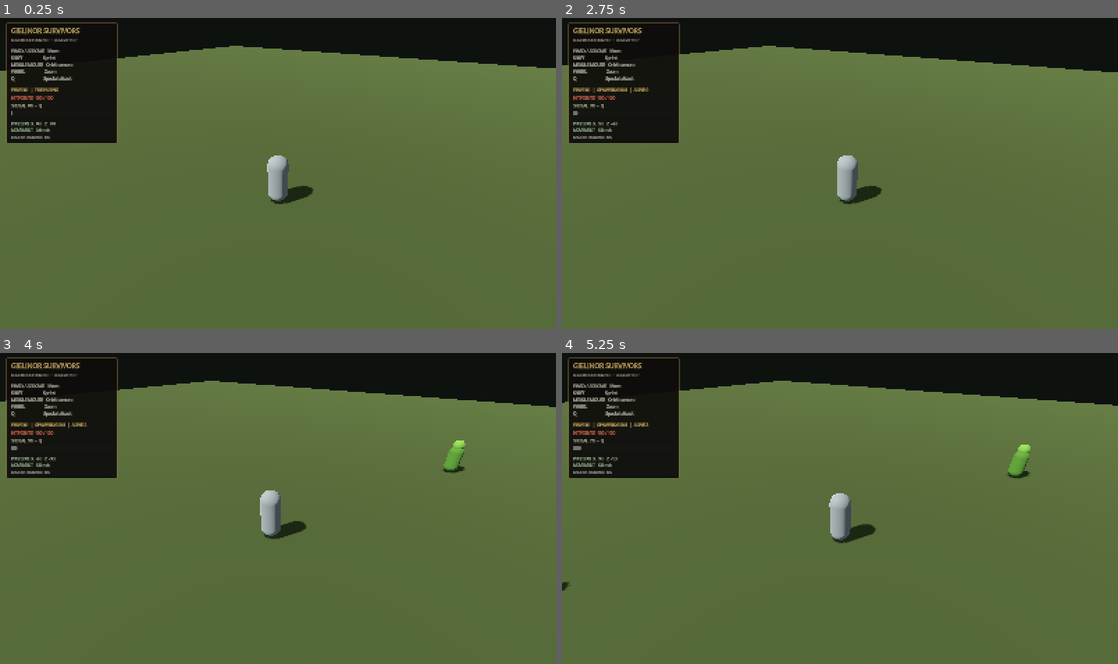
Above: before the commit, frames 1-4 (two rows, left to right).
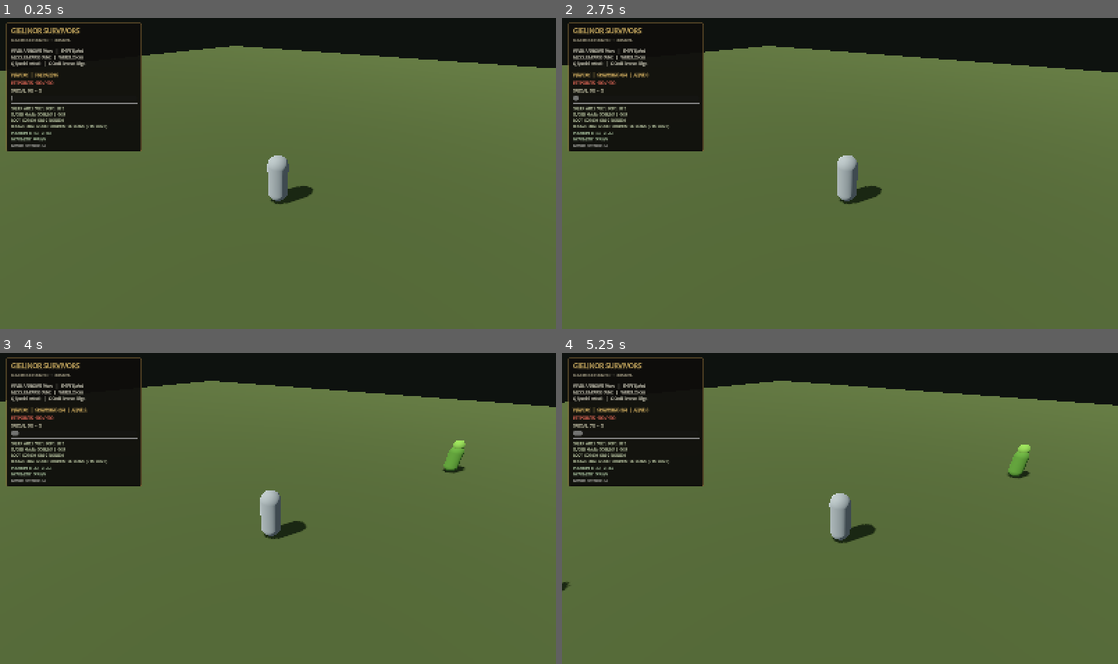
Above: after the commit, the same moments.

Repository: DireChris/Gielinor-Survivors
Game: Godot game, scene res://scenes/main.tscn
Same seed, same stepped clock (60 frames per second), same inputs: the game is played once before the commit and once after it.
Inputs (mouse positions are in pixels of both pictures, inside the frame that each line leads up to):
- Up to frame 1 (0.25 s): no input
- Up to frame 2 (2.75 s): tap Enter at 0.5 s; move the mouse to (962, 157) at 0.52 s; hold D (move_right) 0.53-1.25 s; tap Q (special_attack) at 0.6, 2.1 s; click (962, 157) at 0.67 s; tap C at 0.8, 2.3 s; drag from (728, 189) to (812, 235) at 1.27 s; tap Space at 2 s; move the mouse to (895, 105) at 2.02 s; hold D (move_right) from 2.03 s (still down); click (895, 105) at 2.17 s
- Up to frame 3 (4 s): release D (move_right) at 2.75 s; drag from (250, 570) to (111, 461) at 2.77 s; move the mouse to (444, 555) at 3.52 s; hold A (move_left) from 3.53 s (still down); tap C at 3.6 s; click (444, 555) at 3.67 s
- Up to frame 4 (5.25 s): release A (move_left) at 4.25 s; drag from (673, 461) to (756, 430) at 4.27 s; move the mouse to (867, 508) at 5.02 s; hold S (move_back) from 5.03 s (still down); tap C at 5.1 s; click (867, 508) at 5.17 s

The runs differ from the first frame. In frame 1, 3.7% of the frame differs, in the area x 1-26%, y 1-43%; in frame 2, 3.8%; in frame 3, 3.8%; in frame 4, 3.8%.

Commit message:
Add Slayer, skills, loot and profile progression foundations

Diff:
--- a/scenes/main.tscn
+++ b/scenes/main.tscn
@@ -6,6 +6,7 @@
 [ext_resource type="Script" path="res://scripts/combat/auto_combat.gd" id="4_combat"]
 [ext_resource type="Resource" path="res://data/weapons/bronze_sword.tres" id="5_weapon"]
 [ext_resource type="Script" path="res://scripts/waves/wave_manager.gd" id="6_wave"]
+[ext_resource type="Script" path="res://scripts/progression/progression_director.gd" id="7_progression"]
 
 [sub_resource type="Environment" id="Environment_world"]
 background_mode = 1
@@ -102,9 +103,16 @@
 player_path = NodePath("../Player")
 enemy_container_path = NodePath("../EnemyContainer")
 
+[node name="ProgressionDirector" type="Node" parent="."]
+script = ExtResource("7_progression")
+player_path = NodePath("../Player")
+enemy_container_path = NodePath("../EnemyContainer")
+combat_path = NodePath("../CombatDirector")
+
 [node name="HUD" type="CanvasLayer" parent="."]
 script = ExtResource("3_hud")
 player_path = NodePath("../Player")
 camera_path = NodePath("../CameraRig")
 wave_manager_path = NodePath("../WaveManager")
 combat_path = NodePath("../CombatDirector")
+progression_path = NodePath("../ProgressionDirector")
--- a/scripts/combat/auto_combat.gd
+++ b/scripts/combat/auto_combat.gd
@@ -1,8 +1,7 @@
 extends Node
 class_name AutoCombat
 
-## Automatically attacks the nearest eligible enemy using the equipped
-## WeaponData resource. Q spends special energy on a small area attack.
+## Automatic weapon combat with target selection, special energy and visual feedback.
 
 signal attack_landed(target_name: String, damage: int)
 signal special_activated(special_name: String, targets_hit: int)
@@ -11,13 +10,12 @@
 @export var player_path: NodePath
 @export var enemy_container_path: NodePath
 @export var weapon_data: WeaponData
-
 @export_category("Special Energy")
 @export_range(0.0, 10.0, 0.1) var passive_energy_regen: float = 1.25
 @export_range(0.0, 50.0, 1.0) var energy_per_kill: float = 18.0
 
 var special_energy: float = 0.0
-
+var damage_bonus: int = 0
 var _player: PlayerController
 var _enemy_container: Node3D
 var _attack_cooldown: float = 0.0
@@ -26,25 +24,12 @@
 func _ready() -> void:
 	_player = get_node_or_null(player_path) as PlayerController
 	_enemy_container = get_node_or_null(enemy_container_path) as Node3D
-
-	if _player == null:
-		push_error("AutoCombat: player_path must point to a PlayerController.")
+	if _player == null or _enemy_container == null or weapon_data == null:
+		push_error("AutoCombat requires player, enemy container and WeaponData references.")
 		set_process(false)
 		return
-
-	if _enemy_container == null:
-		push_error("AutoCombat: enemy_container_path must point to a Node3D.")
-		set_process(false)
-		return
-
-	if weapon_data == null:
-		push_error("AutoCombat: weapon_data has not been assigned.")
-		set_process(false)
-		return
-
 	_register_special_input()
 	_enemy_container.child_entered_tree.connect(_on_enemy_child_entered)
-
 	for child in _enemy_container.get_children():
 		_connect_enemy(child)
 
@@ -52,91 +37,95 @@
 func _process(delta: float) -> void:
 	if not is_instance_valid(_player) or _player.is_dead:
 		return
-
 	special_energy = minf(100.0, special_energy + passive_energy_regen * delta)
-
 	if Input.is_action_just_pressed("special_attack"):
 		_activate_special()
-
 	_attack_cooldown = maxf(0.0, _attack_cooldown - delta)
 	if _attack_cooldown > 0.0:
 		return
-
 	var target := _select_target(weapon_data.attack_range)
 	if target == null:
 		return
-
-	target.take_damage(weapon_data.damage)
+	var damage := weapon_data.damage + damage_bonus
+	target.take_damage(damage)
 	_attack_cooldown = weapon_data.attack_interval
-	attack_landed.emit(String(target.name), weapon_data.damage)
+	_player.rotation.y = atan2(
+		_player.global_position.x - target.global_position.x,
+		_player.global_position.z - target.global_position.z
+	)
+	_spawn_impact(target.global_position, 0.72)
+	attack_landed.emit(String(target.name), damage)
 
 
 func _select_target(search_radius: float) -> EnemyController:
-	var search_radius_squared := search_radius * search_radius
+	var radius_squared := search_radius * search_radius
 	var selected: EnemyController
-	var shortest_distance_squared := INF
+	var best_distance := INF
 	var lowest_health_ratio := INF
-
 	for child in _enemy_container.get_children():
 		if not child is EnemyController:
 			continue
-
 		var enemy := child as EnemyController
 		if not enemy.alive:
 			continue
-
 		var distance_squared := _player.global_position.distance_squared_to(enemy.global_position)
-		if distance_squared > search_radius_squared:
+		if distance_squared > radius_squared:
 			continue
-
 		if weapon_data.target_policy == WeaponData.TargetPolicy.LOWEST_HEALTH:
-			var health_ratio := float(enemy.current_health) / maxf(1.0, float(enemy.max_health))
-			if health_ratio < lowest_health_ratio or (
-				is_equal_approx(health_ratio, lowest_health_ratio)
-				and distance_squared < shortest_distance_squared
-			):
+			var ratio := float(enemy.current_health) / maxf(1.0, float(enemy.max_health))
+			if ratio < lowest_health_ratio or (is_equal_approx(ratio, lowest_health_ratio) and distance_squared < best_distance):
 				selected = enemy
-				lowest_health_ratio = health_ratio
-				shortest_distance_squared = distance_squared
-		elif distance_squared < shortest_distance_squared:
+				lowest_health_ratio = ratio
+				best_distance = distance_squared
+		elif distance_squared < best_distance:
 			selected = enemy
-			shortest_distance_squared = distance_squared
-
+			best_distance = distance_squared
 	return selected
 
 
 func _activate_special() -> void:
 	if special_energy < weapon_data.special_cost:
 		return
-
 	var radius_squared := weapon_data.special_radius * weapon_data.special_radius
 	var targets: Array[EnemyController] = []
-
 	for child in _enemy_container.get_children():
-		if not child is EnemyController:
-			continue
-
-		var enemy := child as EnemyController
-		if not enemy.alive:
-			continue
-
-		if _player.global_position.distance_squared_to(enemy.global_position) <= radius_squared:
-			targets.append(enemy)
-
+		if child is EnemyController:
+			var enemy := child as EnemyController
+			if enemy.alive and _player.global_position.distance_squared_to(enemy.global_position) <= radius_squared:
+				targets.append(enemy)
 	if targets.is_empty():
 		return
-
 	special_energy -= weapon_data.special_cost
-	var special_damage := maxi(
-		1,
-		roundi(float(weapon_data.damage) * weapon_data.special_damage_multiplier)
-	)
-
+	var damage := maxi(1, roundi(float(weapon_data.damage + damage_bonus) * weapon_data.special_damage_multiplier))
 	for enemy in targets:
 		if is_instance_valid(enemy) and enemy.alive:
-			enemy.take_damage(special_damage)
+			enemy.take_damage(damage)
+	_spawn_impact(_player.global_position, weapon_data.special_radius)
+	special_activated.emit(weapon_data.special_name, targets.size())
 
-	special_activated.emit(weapon_data.special_name, targets.size())
+
+func _spawn_impact(world_position: Vector3, radius: float) -> void:
+	var effect := MeshInstance3D.new()
+	var ring := TorusMesh.new()
+	ring.inner_radius = radius * 0.72
+	ring.outer_radius = radius
+	effect.mesh = ring
+	var material := StandardMaterial3D.new()
+	material.shading_mode = BaseMaterial3D.SHADING_MODE_UNSHADED
+	material.albedo_color = Color(1.0, 0.72, 0.25, 0.9)
+	material.transparency = BaseMaterial3D.TRANSPARENCY_ALPHA
+	material.emission_enabled = true
+	material.emission = Color(1.0, 0.48, 0.12)
+	effect.material_override = material
+	get_tree().current_scene.add_child(effect)
+	effect.global_position = world_position + Vector3.UP * 0.12
+	effect.rotation.x = PI / 2.0
+	effect.scale = Vector3.ONE * 0.35
+	var tween := effect.create_tween()
+	tween.set_parallel(true)
+	tween.tween_property(effect, "scale", Vector3.ONE, 0.22)
+	tween.tween_property(material, "albedo_color:a", 0.0, 0.35)
+	tween.chain().tween_callback(effect.queue_free)
 
 
 func _on_enemy_child_entered(child: Node) -> void:
@@ -144,12 +133,10 @@
 
 
 func _connect_enemy(child: Node) -> void:
-	if not child is EnemyController:
-		return
-
-	var enemy := child as EnemyController
-	if not enemy.died.is_connected(_on_enemy_died):
-		enemy.died.connect(_on_enemy_died)
+	if child is EnemyController:
+		var enemy := child as EnemyController
+		if not enemy.died.is_connected(_on_enemy_died):
+			enemy.died.connect(_on_enemy_died)
 
 
 func _on_enemy_died(_enemy: EnemyController) -> void:
@@ -157,14 +144,11 @@
 
 
 func _register_special_input() -> void:
-	var action_name: StringName = &"special_attack"
-	if not InputMap.has_action(action_name):
-		InputMap.add_action(action_name)
-
-	for existing_event in InputMap.action_get_events(action_name):
-		if existing_event is InputEventKey and existing_event.physical_keycode == KEY_Q:
+	if not InputMap.has_action(&"special_attack"):
+		InputMap.add_action(&"special_attack")
+	for existing in InputMap.action_get_events(&"special_attack"):
+		if existing is InputEventKey and existing.physical_keycode == KEY_Q:
 			return
-
-	var key_event := InputEventKey.new()
-	key_event.physical_keycode = KEY_Q
-	InputMap.action_add_event(action_name, key_event)
+	var key := InputEventKey.new()
+	key.physical_keycode = KEY_Q
+	InputMap.action_add_event(&"special_attack", key)
--- /dev/null
+++ b/scripts/progression/progression_director.gd
@@ -0,0 +1,223 @@
+extends Node
+class_name ProgressionDirector
+
+## Run progression, Slayer contracts, drops, crafting and persistent profile.
+## Run XP is banked into the local profile when the player is defeated.
+
+signal progression_changed
+signal level_up(skill_name: String, new_level: int)
+signal profile_saved
+
+const PROFILE_PATH := "user://gielinor_survivors_profile.json"
+const SKILLS := ["Attack", "Strength", "Defence", "Hitpoints", "Slayer"]
+const SLAYER_TARGET := "Goblin"
+const SLAYER_TARGET_COUNT := 15
+
+@export var player_path: NodePath
+@export var enemy_container_path: NodePath
+@export var combat_path: NodePath
+
+var run_skill_xp: Dictionary = {}
+var profile_skill_xp: Dictionary = {}
+var run_inventory: Dictionary = {"coins": 0, "copper_ore": 0, "bones": 0}
+var lifetime_kills: int = 0
+var slayer_kills: int = 0
+var slayer_completed: bool = false
+var bronze_edge_unlocked: bool = false
+var weapon_damage_bonus: int = 0
+
+var _player: PlayerController
+var _enemy_container: Node3D
+var _combat: AutoCombat
+
+
+func _ready() -> void:
+	for skill in SKILLS:
+		run_skill_xp[skill] = 0
+	_load_profile()
+	_player = get_node_or_null(player_path) as PlayerController
+	_enemy_container = get_node_or_null(enemy_container_path) as Node3D
+	_combat = get_node_or_null(combat_path) as AutoCombat
+
+	if _player == null or _enemy_container == null:
+		push_error("ProgressionDirector requires valid player and enemy container paths.")
+		set_process(false)
+		return
+
+	_player.player_died.connect(_on_player_died)
+	_enemy_container.child_entered_tree.connect(_on_enemy_child_entered)
+	for child in _enemy_container.get_children():
+		_connect_enemy(child)
+	progression_changed.emit()
+
+
+func _unhandled_input(event: InputEvent) -> void:
+	if event is InputEventKey and event.pressed and not event.echo:
+		if event.physical_keycode == KEY_C:
+			craft_bronze_edge()
+
+
+func _on_enemy_child_entered(child: Node) -> void:
+	_connect_enemy(child)
+
+
+func _connect_enemy(child: Node) -> void:
+	if child is EnemyController:
+		var enemy := child as EnemyController
+		if not enemy.died.is_connected(_on_enemy_died):
+			enemy.died.connect(_on_enemy_died)
+
+
+func _on_enemy_died(enemy: EnemyController) -> void:
+	lifetime_kills += 1
+	_award_xp("Attack", 4.0)
+	_award_xp("Strength", 4.0)
+	_award_xp("Defence", 2.0)
+	_award_xp("Hitpoints", 1.33)
+
+	if not slayer_completed:
+		slayer_kills += 1
+		_award_xp("Slayer", 5.0)
+		if slayer_kills >= SLAYER_TARGET_COUNT:
+			slayer_completed = true
+			run_inventory["coins"] = int(run_inventory.get("coins", 0)) + 75
+			_award_xp("Slayer", 100.0)
+
+	_roll_drops(enemy)
+	progression_changed.emit()
+
+
+func _roll_drops(_enemy: EnemyController) -> void:
+	run_inventory["coins"] = int(run_inventory.get("coins", 0)) + randi_range(2, 8)
+	if randf() < 0.45:
+		run_inventory["copper_ore"] = int(run_inventory.get("copper_ore", 0)) + 1
+	if randf() < 0.35:
+		run_inventory["bones"] = int(run_inventory.get("bones", 0)) + 1
+
+
+func _award_xp(skill: String, amount: float) -> void:
+	if not run_skill_xp.has(skill):
+		return
+	var old_level := get_skill_level(skill)
+	run_skill_xp[skill] = float(run_skill_xp[skill]) + amount
+	var new_level := get_skill_level(skill)
+	if new_level > old_level:
+		level_up.emit(skill, new_level)
+		if skill == "Hitpoints" and is_instance_valid(_player):
+			_player.max_health += 2 * (new_level - old_level)
+			_player.restore_health(2 * (new_level - old_level))
+		if skill == "Attack":
+			weapon_damage_bonus = maxi(0, new_level - 1) / 10
+	progression_changed.emit()
+
+
+func get_total_xp(skill: String) -> float:
+	return float(profile_skill_xp.get(skill, 0.0)) + float(run_skill_xp.get(skill, 0.0))
+
+
+func get_skill_level(skill: String) -> int:
+	var xp := get_total_xp(skill)
+	var level := 1
+	for candidate in range(2, 100):
+		if xp < _xp_for_level(candidate):
+			break
+		level = candidate
+	return level
+
+
+func _xp_for_level(level: int) -> int:
+	var points := 0
+	for current in range(1, level):
+		points += floori(float(current) + 300.0 * pow(2.0, float(current) / 7.0))
+	return floori(float(points) / 4.0)
+
+
+func craft_bronze_edge() -> void:
+	if bronze_edge_unlocked:
+		return
+	if int(run_inventory.get("copper_ore", 0)) < 5 or int(run_inventory.get("bones", 0)) < 3 or int(run_inventory.get("coins", 0)) < 30:
+		return
+
+	run_inventory["copper_ore"] = int(run_inventory["copper_ore"]) - 5
+	run_inventory["bones"] = int(run_inventory["bones"]) - 3
+	run_inventory["coins"] = int(run_inventory["coins"]) - 30
+	bronze_edge_unlocked = true
+	weapon_damage_bonus += 3
+	progression_changed.emit()
+
+
+func get_progression_text() -> String:
+	var attack_level := get_skill_level("Attack")
+	var strength_level := get_skill_level("Strength")
+	var defence_level := get_skill_level("Defence")
+	var hp_level := get_skill_level("Hitpoints")
+	var slayer_text := "COMPLETE" if slayer_completed else "%d/%d" % [slayer_kills, SLAYER_TARGET_COUNT]
+	return "SKILLS  ATK %d  STR %d  DEF %d  HP %d\nSLAYER  %s GOBLINS  |  %s\nLOOT  COINS %d  ORE %d  BONES %d\nBRONZE EDGE  %s  (C TO CRAFT)" % [
+		attack_level, strength_level, defence_level, hp_level,
+		SLAYER_TARGET, slayer_text,
+		int(run_inventory.get("coins", 0)),
+		int(run_inventory.get("copper_ore", 0)),
+		int(run_inventory.get("bones", 0)),
+		"OWNED" if bronze_edge_unlocked else "5 ORE + 3 BONES + 30 COINS"
+	]
+
+
+func _on_player_died() -> void:
+	for skill in SKILLS:
+		profile_skill_xp[skill] = float(profile_skill_xp.get(skill, 0.0)) + float(run_skill_xp.get(skill, 0.0))
+		run_skill_xp[skill] = 0.0
+	_save_profile()
+	progression_changed.emit()
+
+
+func _load_profile() -> void:
+	for skill in SKILLS:
+		profile_skill_xp[skill] = 0.0
+	if not FileAccess.file_exists(PROFILE_PATH):
+		return
+
+	var file := FileAccess.open(PROFILE_PATH, FileAccess.READ)
+	if file == null:
+		push_warning("Could not open the saved profile.")
+		return
+	var parsed: Variant = JSON.parse_string(file.get_as_text())
+	if not parsed is Dictionary:
+		push_warning("Saved profile was invalid; starting with a fresh profile.")
+		return
+	var data: Dictionary = parsed
+	if int(data.get("schema_version", 0)) != 1:
+		push_warning("Saved profile version is unsupported; starting with a fresh profile.")
+		return
+	var saved_xp: Variant = data.get("permanent_skill_xp", {})
+	if saved_xp is Dictionary:
+		for skill in SKILLS:
+			profile_skill_xp[skill] = maxf(0.0, float(saved_xp.get(skill, 0.0)))
+	lifetime_kills = maxi(0, int(data.get("lifetime_kills", 0)))
+	bronze_edge_unlocked = bool(data.get("bronze_edge_unlocked", false))
+
+
+func _save_profile() -> void:
+	var data := {
+		"schema_version": 1,
+		"permanent_skill_xp": profile_skill_xp,
+		"lifetime_kills": lifetime_kills,
+		"bronze_edge_unlocked": bronze_edge_unlocked
+	}
+	var temporary_path := PROFILE_PATH + ".tmp"
+	var file := FileAccess.open(temporary_path, FileAccess.WRITE)
+	if file == null:
+		push_error("Could not write the profile save file.")
+		return
+	file.store_string(JSON.stringify(data, "\t"))
+	file.flush()
+	file = null
+	if FileAccess.file_exists(PROFILE_PATH):
+		DirAccess.remove_absolute(ProjectSettings.globalize_path(PROFILE_PATH))
+	var error := DirAccess.rename_absolute(
+		ProjectSettings.globalize_path(temporary_path),
+		ProjectSettings.globalize_path(PROFILE_PATH)
+	)
+	if error != OK:
+		push_error("Could not finalize the profile save (error %d)." % error)
+		return
+	profile_saved.emit()
--- a/scripts/ui/game_hud.gd
+++ b/scripts/ui/game_hud.gd
@@ -1,24 +1,25 @@
 extends CanvasLayer
 
-## Lightweight OSRS-inspired combat HUD. It presents the state owned by
-## PlayerController, AutoCombat and WaveManager rather than owning gameplay.
+## Presentation-only OSRS-inspired HUD.
 
 @export var player_path: NodePath
 @export var camera_path: NodePath
 @export var wave_manager_path: NodePath
 @export var combat_path: NodePath
+@export var progression_path: NodePath
 
 var _player: PlayerController
 var _camera_rig: Node3D
 var _wave_manager: WaveManager
 var _combat: AutoCombat
-
+var _progression: ProgressionDirector
 var _health_label: Label
 var _wave_label: Label
 var _special_label: Label
 var _special_bar: ProgressBar
 var _status_label: Label
 var _camera_label: Label
+var _progression_label: Label
 
 
 func _ready() -> void:
@@ -26,36 +27,29 @@
 	_camera_rig = get_node_or_null(camera_path) as Node3D
 	_wave_manager = get_node_or_null(wave_manager_path) as WaveManager
 	_combat = get_node_or_null(combat_path) as AutoCombat
+	_progression = get_node_or_null(progression_path) as ProgressionDirector
 	_build_hud()
 
 
 func _process(_delta: float) -> void:
 	if is_instance_valid(_player):
-		var player_position := _player.global_position
+		var pos := _player.global_position
 		var speed := Vector2(_player.velocity.x, _player.velocity.z).length()
-		_status_label.text = "POSITION  X %5.1f   Z %5.1f\nMOVEMENT  %4.1f m/s" % [
-			player_position.x,
-			player_position.z,
-			speed
-		]
-		_health_label.text = "HITPOINTS  %d / %d" % [
-			_player.current_health,
-			_player.max_health
-		]
+		_status_label.text = "POSITION  X %5.1f   Z %5.1f\nMOVEMENT  %4.1f m/s" % [pos.x, pos.z, speed]
+		_health_label.text = "HITPOINTS  %d / %d" % [_player.current_health, _player.max_health]
 		if _player.is_dead:
 			_health_label.text += "  -  DEFEATED"
-
 	if is_instance_valid(_wave_manager):
 		_wave_label.text = _wave_manager.get_status_text()
-
 	if is_instance_valid(_combat):
 		_special_bar.value = _combat.special_energy
 		_special_label.text = "SPECIAL  %d%%  -  Q" % roundi(_combat.special_energy)
-
+	if is_instance_valid(_progression):
+		_progression_label.text = _progression.get_progression_text()
+		if is_instance_valid(_combat):
+			_combat.damage_bonus = _progression.weapon_damage_bonus
 	if is_instance_valid(_camera_rig):
-		var arm := _camera_rig.get_node_or_null(
-			"YawPivot/PitchPivot/SpringArm3D"
-		) as SpringArm3D
+		var arm := _camera_rig.get_node_or_null("YawPivot/PitchPivot/SpringArm3D") as SpringArm3D
 		if arm != null:
 			_camera_label.text = "CAMERA DISTANCE  %.1f" % arm.spring_length
 
@@ -63,80 +57,59 @@
 func _build_hud() -> void:
 	var panel := PanelContainer.new()
 	panel.position = Vector2(18.0, 18.0)
-	panel.custom_minimum_size = Vector2(320.0, 0.0)
-
-	var panel_style := StyleBoxFlat.new()
-	panel_style.bg_color = Color(0.055, 0.052, 0.045, 0.93)
-	panel_style.border_color = Color(0.55, 0.43, 0.22, 0.95)
-	panel_style.set_border_width_all(2)
-	panel_style.set_corner_radius_all(3)
-	panel_style.content_margin_left = 14.0
-	panel_style.content_margin_right = 14.0
-	panel_style.content_margin_top = 10.0
-	panel_style.content_margin_bottom = 10.0
-	panel.add_theme_stylebox_override("panel", panel_style)
+	panel.custom_minimum_size = Vector2(390.0, 0.0)
+	var style := StyleBoxFlat.new()
+	style.bg_color = Color(0.055, 0.052, 0.045, 0.94)
+	style.border_color = Color(0.55, 0.43, 0.22, 0.95)
+	style.set_border_width_all(2)
+	style.set_corner_radius_all(3)
+	style.content_margin_left = 14.0
+	style.content_margin_right = 14.0
+	style.content_margin_top = 10.0
+	style.content_margin_bottom = 10.0
+	panel.add_theme_stylebox_override("panel", style)
 	add_child(panel)
 
 	var stack := VBoxContainer.new()
 	stack.add_theme_constant_override("separation", 6)
 	panel.add_child(stack)
-
 	var title := Label.new()
 	title.text = "GIELINOR SURVIVORS"
 	title.add_theme_color_override("font_color", Color(0.91, 0.77, 0.43))
 	title.add_theme_font_size_override("font_size", 19)
 	stack.add_child(title)
-
 	var subtitle := Label.new()
-	subtitle.text = "LUMBRIDGE FRONTIER  •  COMBAT TEST"
+	subtitle.text = "LUMBRIDGE FRONTIER  •  SURVIVAL"
 	subtitle.add_theme_color_override("font_color", Color(0.68, 0.65, 0.55))
 	subtitle.add_theme_font_size_override("font_size", 10)
 	stack.add_child(subtitle)
+	stack.add_child(HSeparator.new())
+	var controls := Label.new()
+	controls.text = "WASD / ARROWS Move   |   SHIFT Sprint\nMIDDLE MOUSE Orbit   |   WHEEL Zoom\nQ Special attack   |   C Craft Bronze Edge"
+	controls.add_theme_color_override("font_color", Color(0.84, 0.83, 0.76))
+	controls.add_theme_font_size_override("font_size", 11)
+	stack.add_child(controls)
+	stack.add_child(HSeparator.new())
+	_wave_label = _add_label(stack, "WAVE 01  |  PREPARING", Color(0.93, 0.77, 0.42), 12)
+	_health_label = _add_label(stack, "HITPOINTS  100 / 100", Color(0.92, 0.42, 0.35), 12)
+	_special_label = _add_label(stack, "SPECIAL  0%  -  Q", Color(0.80, 0.79, 0.68), 11)
+	_special_bar = ProgressBar.new()
+	_special_bar.min_value = 0
+	_special_bar.max_value = 100
+	_special_bar.show_percentage = false
+	_special_bar.custom_minimum_size = Vector2(350, 14)
+	stack.add_child(_special_bar)
+	stack.add_child(HSeparator.new())
+	_progression_label = _add_label(stack, "SKILLS  ATK 1  STR 1  DEF 1  HP 1", Color(0.78, 0.83, 0.68), 10)
+	_progression_label.autowrap_mode = TextServer.AUTOWRAP_WORD_SMART
+	_status_label = _add_label(stack, "", Color(0.71, 0.82, 0.67), 10)
+	_camera_label = _add_label(stack, "", Color(0.70, 0.70, 0.68), 9)
 
-	stack.add_child(HSeparator.new())
 
-	var controls := Label.new()
-	controls.text = "WASD / ARROWS   Move\nSHIFT                   Sprint\nMIDDLE MOUSE   Orbit camera\nWHEEL                  Zoom\nQ                           Special attack"
-	controls.add_theme_color_override("font_color", Color(0.84, 0.83, 0.76))
-	controls.add_theme_font_size_override("font_size", 12)
-	stack.add_child(controls)
-
-	stack.add_child(HSeparator.new())
-
-	_wave_label = Label.new()
-	_wave_label.text = "WAVE 01  |  PREPARING"
-	_wave_label.add_theme_color_override("font_color", Color(0.93, 0.77, 0.42))
-	_wave_label.add_theme_font_size_override("font_size", 12)
-	stack.add_child(_wave_label)
-
-	_health_label = Label.new()
-	_health_label.text = "HITPOINTS  100 / 100"
-	_health_label.add_theme_color_override("font_color", Color(0.92, 0.42, 0.35))
-	_health_label.add_theme_font_size_override("font_size", 12)
-	stack.add_child(_health_label)
-
-	_special_label = Label.new()
-	_special_label.text = "SPECIAL  0%  -  Q"
-	_special_label.add_theme_color_override("font_color", Color(0.80, 0.79, 0.68))
-	_special_label.add_theme_font_size_override("font_size", 11)
-	stack.add_child(_special_label)
-
-	_special_bar = ProgressBar.new()
-	_special_bar.min_value = 0.0
-	_special_bar.max_value = 100.0
-	_special_bar.value = 0.0
-	_special_bar.show_percentage = false
-	_special_bar.custom_minimum_size = Vector2(280.0, 14.0)
-	stack.add_child(_special_bar)
-
-	stack.add_child(HSeparator.new())
-
-	_status_label = Label.new()
-	_status_label.add_theme_color_override("font_color", Color(0.71, 0.82, 0.67))
-	_status_label.add_theme_font_size_override("font_size", 11)
-	stack.add_child(_status_label)
-
-	_camera_label = Label.new()
-	_camera_label.add_theme_color_override("font_color", Color(0.70, 0.70, 0.68))
-	_camera_label.add_theme_font_size_override("font_size", 10)
-	stack.add_child(_camera_label)
+func _add_label(parent: VBoxContainer, value: String, colour: Color, size: int) -> Label:
+	var label := Label.new()
+	label.text = value
+	label.add_theme_color_override("font_color", colour)
+	label.add_theme_font_size_override("font_size", size)
+	parent.add_child(label)
+	return label
Not shown: 1 places in scenes/main.tscn that only renumber resources
Not shown, changed: ARCHITECTURE.md
Not shown, changed: README.md
